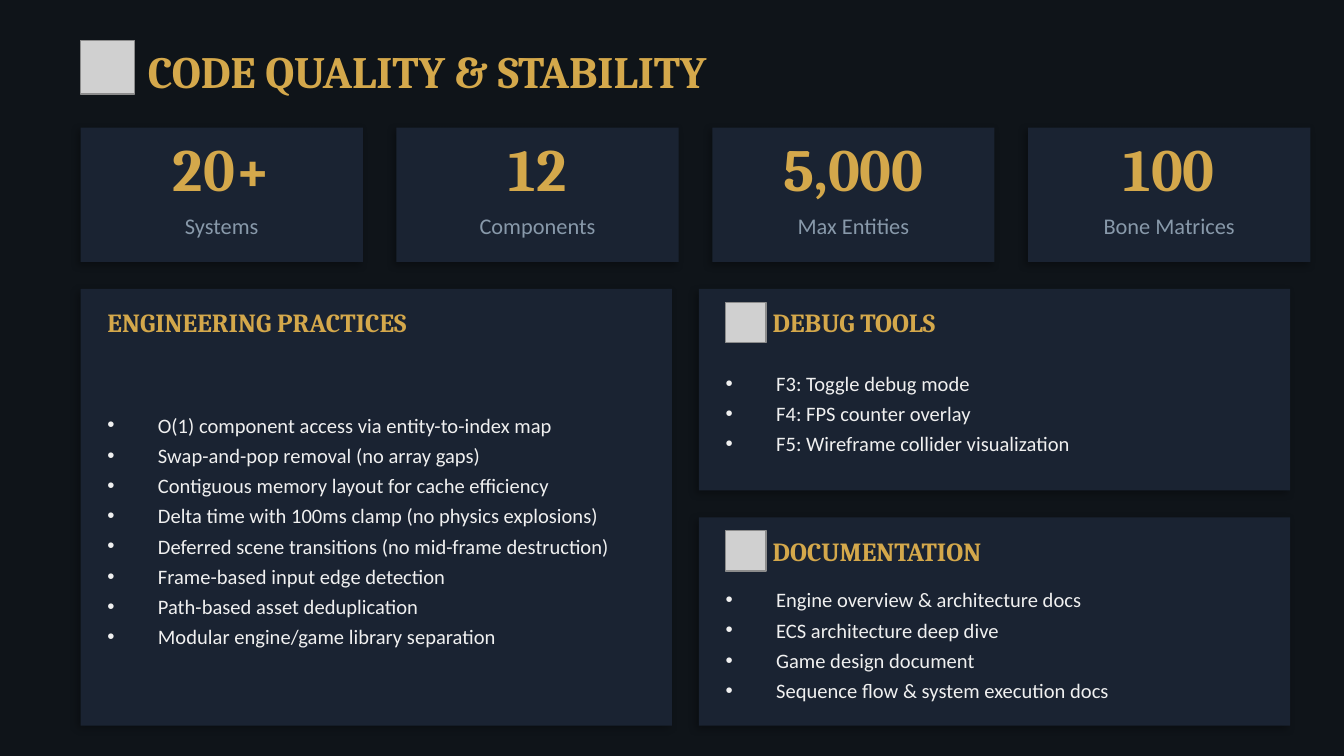
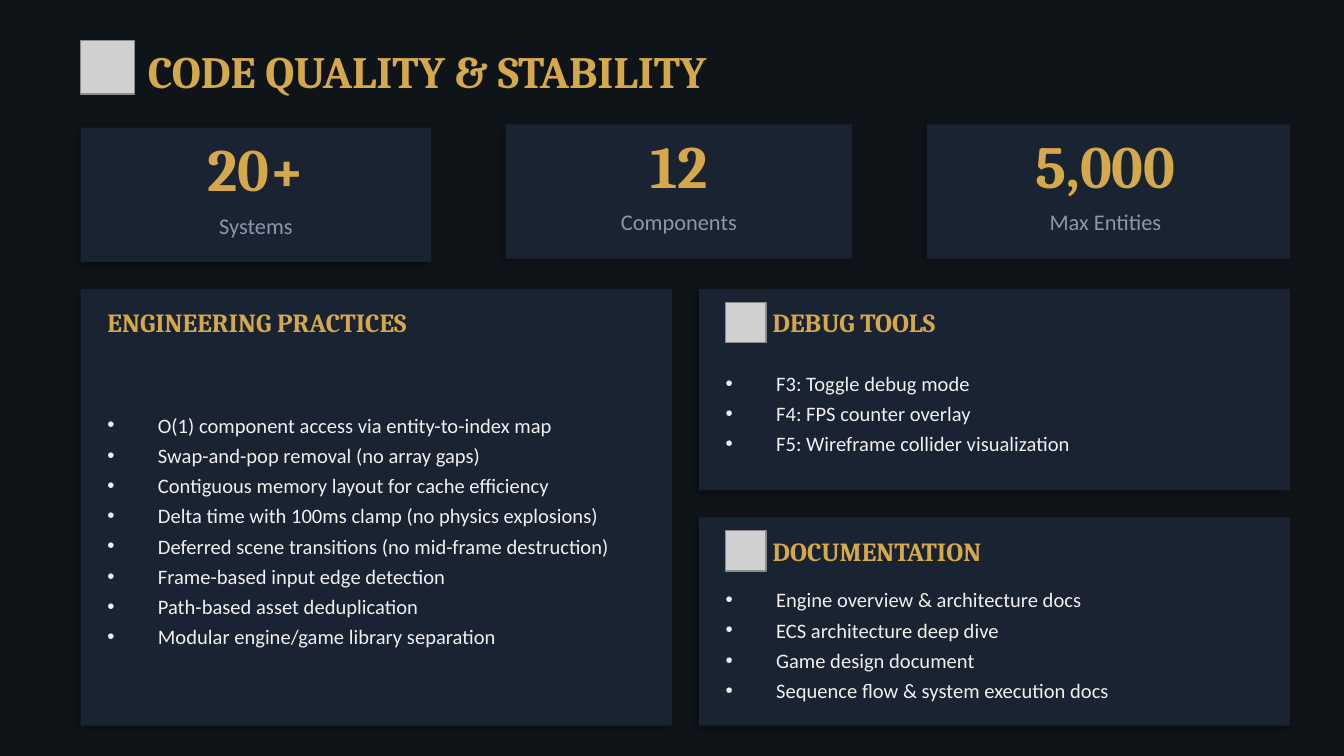
Before and after one commit to JosephDriedger/echoes-of-the-forgotten-keep, a slide deck: slide 8 of docs/EFK_Presentation.pptx. Drawn at 1344x756 pixels with LibreOffice and Linux fonts; fonts in the diff are those of the drawing; grey boxes stand for pictures. Boxes give left, top, right and bottom in pixels: in the first picture for what was removed or moved away, otherwise in the second. Text is boxed around its words. In the diff, an @@ line names an element or a change of style, - is before the commit and + after.

```diff
--- a/docs/EFK_Presentation.pptx
+++ b/docs/EFK_Presentation.pptx
@@ text "20+": place and size @@
-text "20+" at [173,150,270,192]
+text "20+" at [207,150,304,192]
@@ rectangle: place and size @@
-rectangle at [81,128,363,262]
+rectangle at [81,128,431,262]
@@ text "12": place and size @@
-text "12" at [509,150,567,191]
+text "12" at [650,147,708,188]
@@ rectangle: place and size @@
-rectangle at [396,128,679,262]
+rectangle at [505,125,852,259]
@@ text "5,000": place and size @@
-text "5,000" at [783,150,923,199]
+text "5,000" at [1035,147,1175,196]
@@ rectangle: place and size @@
-rectangle at [712,128,995,262]
+rectangle at [926,125,1290,259]
@@ rectangle removed at [1028,128,1310,262] @@
@@ text removed at [1124,150,1215,192] @@
-100
@@ text "Systems": place and size @@
-text "Systems" at [185,219,258,238]
+text "Systems" at [219,219,292,238]
@@ text "Components": place and size @@
-text "Components" at [480,219,596,238]
+text "Components" at [621,215,737,234]
@@ text "Max Entities": place and size @@
-text "Max Entities" at [798,218,909,234]
+text "Max Entities" at [1050,214,1161,230]
@@ text removed at [1104,219,1234,234] @@
-Bone Matrices
```
Also in this commit, not shown: 1 other file.
